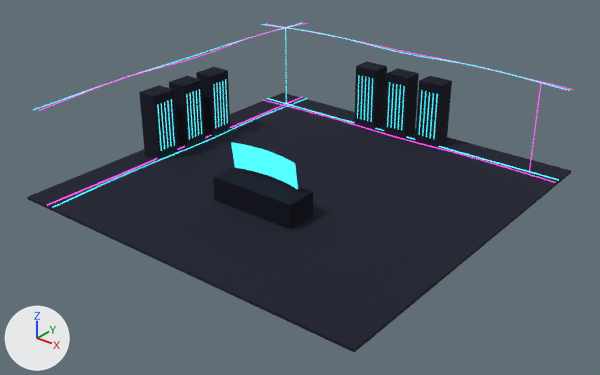
An edit to the glTF model public/models/server-room.glb, drawn before and after from the same camera.
Before and after are seen from a 50 mm lens placed at (16.76, -21.42, 13.0), pointed at (0.25, -0.79, 0.21). Lighting does not change. The marker at lower left points along +X, +Y and +Z. The first picture is the older version. Where no turn or scale is listed for an object, it has been applied to the vertices.

Script lines for the objects in view, before the commit:
```python
ob_desk = bpy.data.objects.new('Desk', me_cube_007)
ob_desk.location = (0.0, -2.5, 0.45)
ob_floor = bpy.data.objects.new('Floor', me_cube)
ob_floor.location = (0.0, 0.0, -0.05)
ob_monitor = bpy.data.objects.new('Monitor', me_monitor_mesh)
ob_monitor.location = (0.0, -2.4, 1.55)
ob_rack_applytok = bpy.data.objects.new('Rack_applytok', me_cube_006)
ob_rack_applytok.location = (-6.1, 1.5, 1.3)
ob_rack_capitol_alpha = bpy.data.objects.new('Rack_capitol-alpha', me_cube_002)
ob_rack_capitol_alpha.location = (0.0, 6.1, 1.3)
ob_rack_imc_prosperity = bpy.data.objects.new('Rack_imc-prosperity', me_cube_001)
ob_rack_imc_prosperity.location = (-1.5, 6.1, 1.3)
ob_rack_linuxbenchhub = bpy.data.objects.new('Rack_linuxbenchhub', me_cube_003)
ob_rack_linuxbenchhub.location = (1.5, 6.1, 1.3)
ob_rack_naijatank = bpy.data.objects.new('Rack_naijatank', me_cube_004)
ob_rack_naijatank.location = (-6.1, -1.5, 1.3)
ob_rack_staija = bpy.data.objects.new('Rack_staija', me_cube_005)
ob_rack_staija.location = (-6.1, 0.0, 1.3)
```
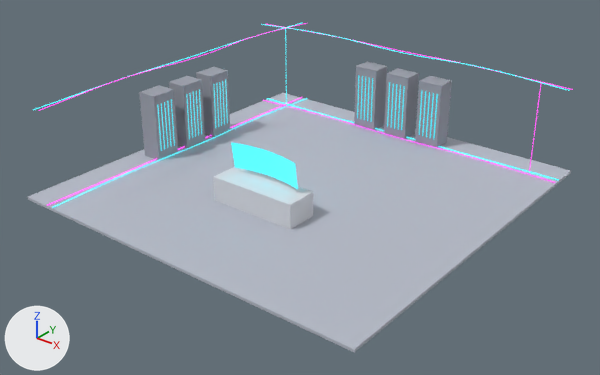
Changed parts and their boxes [x1, y1, x2, y2] in the pictures (600 x 375 px):
'Floor', recoloured (black to grey): [27, 93, 571, 352] in both
'Desk', recoloured (lighter): [213, 167, 313, 230] in both
'Rack_naijatank', recoloured (lighter): [139, 85, 178, 160] in both
'Rack_linuxbenchhub', recoloured (lighter): [415, 76, 452, 148] in both
'Rack_capitol-alpha', recoloured (lighter): [384, 68, 419, 139] in both
'Rack_staija', recoloured (lighter): [169, 76, 205, 149] in both
'Rack_imc-prosperity', recoloured (lighter): [354, 62, 387, 130] in both
'Rack_applytok', recoloured (lighter): [196, 67, 230, 137] in both

Diff of the bpy script that builds the scene:
```diff
--- a/public/models/server-room.glb.py
+++ b/public/models/server-room.glb.py
@@ mat_m_bake_floor @@
 n0 = _N.new('ShaderNodeBsdfPrincipled'); n0.name = 'Principled BSDF'
-n0.inputs[0].default_value = (0.016, 0.0185, 0.0369, 1.0)  # 'Base Color', dark blue #222536
+n0.inputs[0].default_value = (0.503, 0.533, 0.61, 1.0)  # 'Base Color', light grey #bcc1cd
 n0.inputs[1].default_value = 0.45  # 'Metallic'
@@ mat_m_bake_rack_imc_prosperity @@
 n0 = _N.new('ShaderNodeBsdfPrincipled'); n0.name = 'Principled BSDF'
-n0.inputs[0].default_value = (0.0116, 0.0137, 0.0296, 1.0)  # 'Base Color', dark blue #1c1f30
+n0.inputs[0].default_value = (0.376, 0.397, 0.451, 1.0)  # 'Base Color', grey #a5a9b3
 n0.inputs[1].default_value = 0.55  # 'Metallic'
@@ mat_m_bake_rack_capitol_alpha @@
 n0 = _N.new('ShaderNodeBsdfPrincipled'); n0.name = 'Principled BSDF'
-n0.inputs[0].default_value = (0.0116, 0.0137, 0.0296, 1.0)  # 'Base Color', dark blue #1c1f30
+n0.inputs[0].default_value = (0.376, 0.397, 0.451, 1.0)  # 'Base Color', grey #a5a9b3
 n0.inputs[1].default_value = 0.55  # 'Metallic'
@@ mat_m_bake_rack_linuxbenchhub @@
 n0 = _N.new('ShaderNodeBsdfPrincipled'); n0.name = 'Principled BSDF'
-n0.inputs[0].default_value = (0.0116, 0.0137, 0.0296, 1.0)  # 'Base Color', dark blue #1c1f30
+n0.inputs[0].default_value = (0.376, 0.397, 0.451, 1.0)  # 'Base Color', grey #a5a9b3
 n0.inputs[1].default_value = 0.55  # 'Metallic'
@@ mat_m_bake_rack_naijatank @@
 n0 = _N.new('ShaderNodeBsdfPrincipled'); n0.name = 'Principled BSDF'
-n0.inputs[0].default_value = (0.0116, 0.0137, 0.0296, 1.0)  # 'Base Color', dark blue #1c1f30
+n0.inputs[0].default_value = (0.376, 0.397, 0.451, 1.0)  # 'Base Color', grey #a5a9b3
 n0.inputs[1].default_value = 0.55  # 'Metallic'
@@ mat_m_bake_rack_staija @@
 n0 = _N.new('ShaderNodeBsdfPrincipled'); n0.name = 'Principled BSDF'
-n0.inputs[0].default_value = (0.0116, 0.0137, 0.0296, 1.0)  # 'Base Color', dark blue #1c1f30
+n0.inputs[0].default_value = (0.376, 0.397, 0.451, 1.0)  # 'Base Color', grey #a5a9b3
 n0.inputs[1].default_value = 0.55  # 'Metallic'
@@ mat_m_bake_rack_applytok @@
 n0 = _N.new('ShaderNodeBsdfPrincipled'); n0.name = 'Principled BSDF'
-n0.inputs[0].default_value = (0.0116, 0.0137, 0.0296, 1.0)  # 'Base Color', dark blue #1c1f30
+n0.inputs[0].default_value = (0.376, 0.397, 0.451, 1.0)  # 'Base Color', grey #a5a9b3
 n0.inputs[1].default_value = 0.55  # 'Metallic'
@@ mat_m_bake_desk @@
 n0 = _N.new('ShaderNodeBsdfPrincipled'); n0.name = 'Principled BSDF'
-n0.inputs[0].default_value = (0.00913, 0.011, 0.0232, 1.0)  # 'Base Color', black #181b2a
+n0.inputs[0].default_value = (0.701, 0.723, 0.768, 1.0)  # 'Base Color', light grey #dadde3
 n0.inputs[1].default_value = 0.6  # 'Metallic'
```
